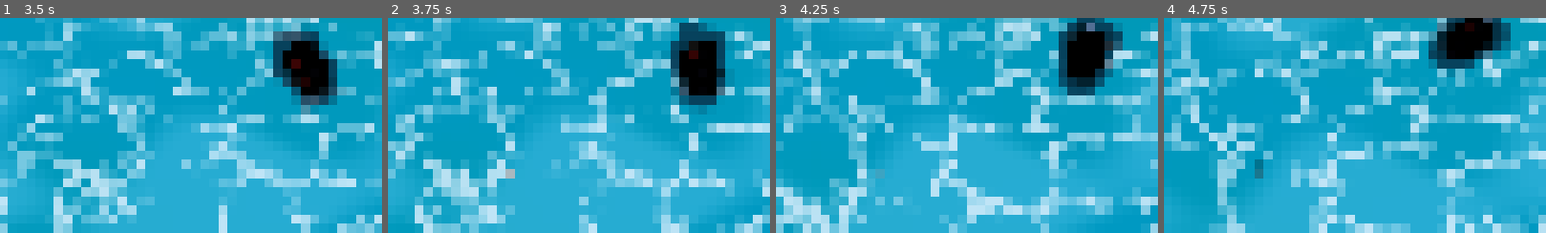
Above: before the commit, frames 1-4 (left to right).
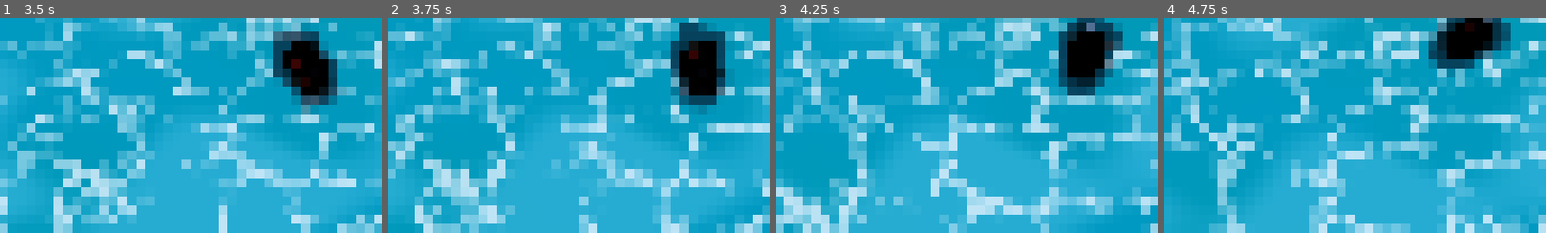
Above: after the commit, the same moments.

Repository: Of-Machines-and-Men/flotscum
Game: Godot game, scene res://scenes/levels/UI/main_menu.tscn
Two runs of this game, one before a commit and one after it. Both use one fixed random seed, a clock stepped at 60 frames per second and the inputs below. Sound files missing from this copy of the repository are replaced by a short silence.
Inputs (mouse positions are % of the whole screen's width and height, from its top left):
- Up to frame 1 (3.5 s): click "PLAY" at 0.5 s; move the mouse to (72, 45) at 1.27 s; hold D (moveright) 1.28-2.03 s; move the mouse to (30, 55) at 2.02 s; hold S (movedown) 2.03-2.78 s; move the mouse to (60, 28) at 2.77 s; hold D (moveright) from 2.78 s (still down)
- Up to frame 2 (3.75 s): move the mouse to (45, 70) at 3.52 s; release D (moveright) at 3.53 s; hold W (moveup) from 3.53 s (still down)
- Up to frame 3 (4.25 s): keep holding W (moveup)
- Up to frame 4 (4.75 s): move the mouse to (80, 65) at 4.27 s; release W (moveup) at 4.28 s; hold A (moveleft) from 4.28 s (still down)
The pictures show only the part of the screen within x 20-70%, y 50-100%; the shares and areas given below are measured in that part.

Frame 1 is identical in both runs. In frame 2, 0.1% of the frame differs, in the area x 30-34%, y 70-75%; in frame 3, 0.1%; in frame 4, 0.2%, in the area x 23-26%, y 65-75%.

Commit message:
tweaks to enemy behaviour and balance

Diff:
--- a/project.godot
+++ b/project.godot
@@ -16,12 +16,17 @@
 config/icon="res://icon.svg"
 config/windows_native_icon="res://assets/UI/LOGO/icon.ico"
 
+[audio]
+
+buses/default_bus_layout="uid://chu2lultmf52d"
+
 [autoload]
 
 OceanCurrentManager="*uid://bguiqbwwi2c5b"
 EntityAttachmentManager="*uid://cr8gvyh1janjf"
 FactionManager="*res://scripts/managers/faction_manager.gd"
 AmbientManager="*uid://c7vpjhcpjyq1x"
+DifficultyManager="*uid://bmjfwb0cdb8j"
 
 [display]
 
--- a/scenes/entities/base/entity.gd
+++ b/scenes/entities/base/entity.gd
@@ -14,6 +14,7 @@
 @export var movement_abilities: Array[Ability] = []
 @export var default_stance: Enums.Stance = Enums.Stance.PASSIVE
 @export var default_behaviour: Ability
+@export var difficulty_modifier: float = 0.0
 
 @export var motor_force: float = 100.0
 @export var motor_force_multiplier = 1.0
@@ -71,6 +72,7 @@
 
 func _ready() -> void:
 	add_to_group("entities")
+	DifficultyManager.notify_spawn(difficulty_modifier)
 	gravity_scale = 0.0
 	#Add audio player dynamically
 	if spawn_sound:
@@ -238,6 +240,7 @@
 			_on_death()
 
 func _on_death():
+	DifficultyManager.notify_death(difficulty_modifier)
 	movement_abilities.clear()
 	default_behaviour = DriftAbility.new()
 	if perception_zone:
@@ -263,7 +266,7 @@
 	if not is_attached:
 		return
 	var world = get_tree().get_first_node_in_group("world")
-	reparent(world, true)
+	call_deferred("reparent", world, true)
 	is_attached = false
 	freeze = false
 	if can_be_reattached:
--- a/scenes/entities/collectible/structural/StructuralCollectible.tscn
+++ b/scenes/entities/collectible/structural/StructuralCollectible.tscn
@@ -19,23 +19,7 @@
 entity_sprite = NodePath("Sprite2D")
 collider = NodePath("Collider")
 impact_zone = NodePath("ImpactZone")
-base_min_range = null
-base_max_range = null
-faction = null
-movement_abilities = null
-default_stance = null
 default_behaviour = SubResource("Resource_24l6l")
-motor_force = null
-motor_torque = null
-torque_damping = null
-base_health = null
-absorber_priority = null
-can_be_attached = null
-can_be_reattached = null
-sink_duration = null
-reattachment_delay = null
-invulnerability_delay = null
-decision_interval = null
 metadata/_custom_type_script = "uid://cvoit73i6hn7e"
 
 [node name="Collider" type="CollisionShape2D" parent="." unique_id=1582658112]
--- a/scenes/entities/spawners/spawner.gd
+++ b/scenes/entities/spawners/spawner.gd
@@ -11,12 +11,8 @@
 @export var spawner_max_retries: int = 10
 @export var max_entities: int = 20
 
-@export var max_difficulty_weight: float = 2.0
-@export var min_difficulty_weight: float = 1.0
-
 var _current_spawn_interval: float = (spawn_interval_max - spawn_interval_min) / 2 + spawn_interval_min
 var _spawn_attempts: int = 0
-var _current_difficulty: float = 0.0
 var _timer: float = 0.0
 
 func _process(delta: float) -> void:
@@ -34,17 +30,17 @@
 		return
 
 	var spawn_count = randi_range(int(per_spawn_count_min), int(per_spawn_count_max))
-	_current_difficulty = 0.0
 	_spawn_attempts = 0
-	var target_difficulty = randf_range(min_difficulty_weight, max_difficulty_weight)
+	var target_difficulty = DifficultyManager.get_target_difficulty()
+	if target_difficulty >= DifficultyManager.maximum_difficulty:
+		return
 
 	var spawned_entities = 0
 	var spawnable_entities: Array[SpawnerEntry] = _get_valid_entries_by_difficulty(target_difficulty)
 	while spawned_entities < spawn_count and spawnable_entities.size() and _spawn_attempts < spawner_max_retries:
 		_spawn_attempts += 1
 		var entry = _get_entry_by_weighted_roll(spawnable_entities)
-		if entry && _current_difficulty < target_difficulty:
-			_current_difficulty += entry.difficulty_weight
+		if entry && DifficultyManager.current_difficulty < target_difficulty:
 			_spawn_entity(entry, camera)
 			spawned_entities += 1
 		spawnable_entities = _get_valid_entries_by_difficulty(target_difficulty)
@@ -65,7 +61,7 @@
 	return null
 
 func _get_valid_entries_by_difficulty(target_difficulty: float) -> Array[SpawnerEntry]:
-	var valid_difficulty_weight = target_difficulty - _current_difficulty
+	var valid_difficulty_weight = target_difficulty - DifficultyManager.current_difficulty
 	var valid_entries: Array[SpawnerEntry] = []
 	for entry in spawnable_items:
 		if entry.difficulty_weight <= valid_difficulty_weight:
Not shown: 1 places in scenes/entities/enemy/rammer/rammer.tscn that only renumber resources
